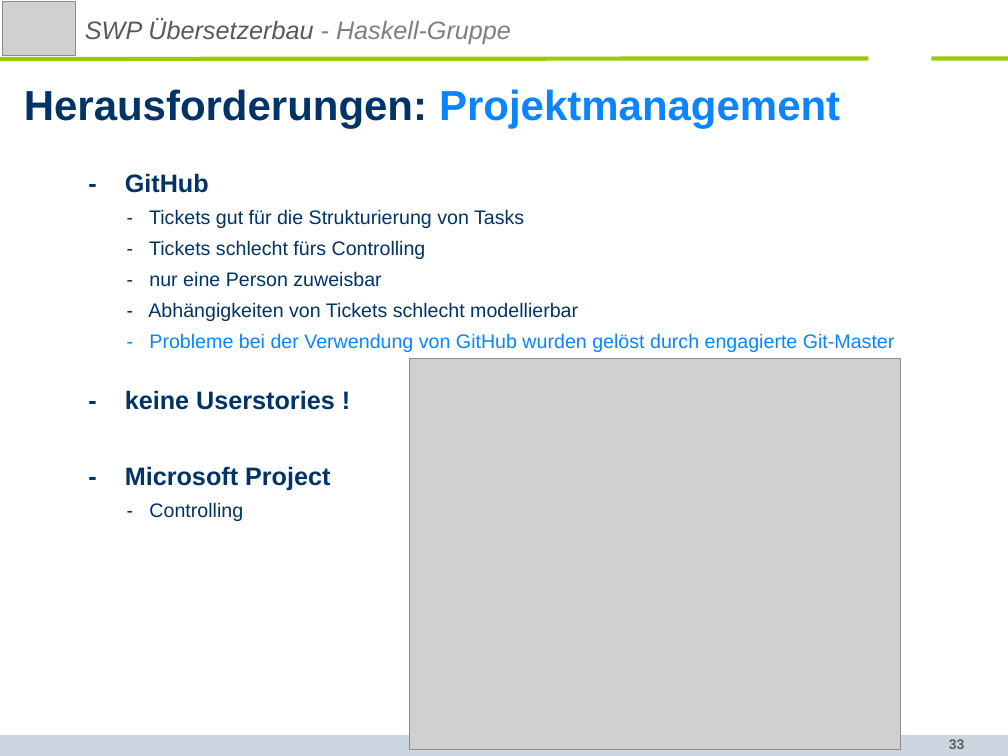
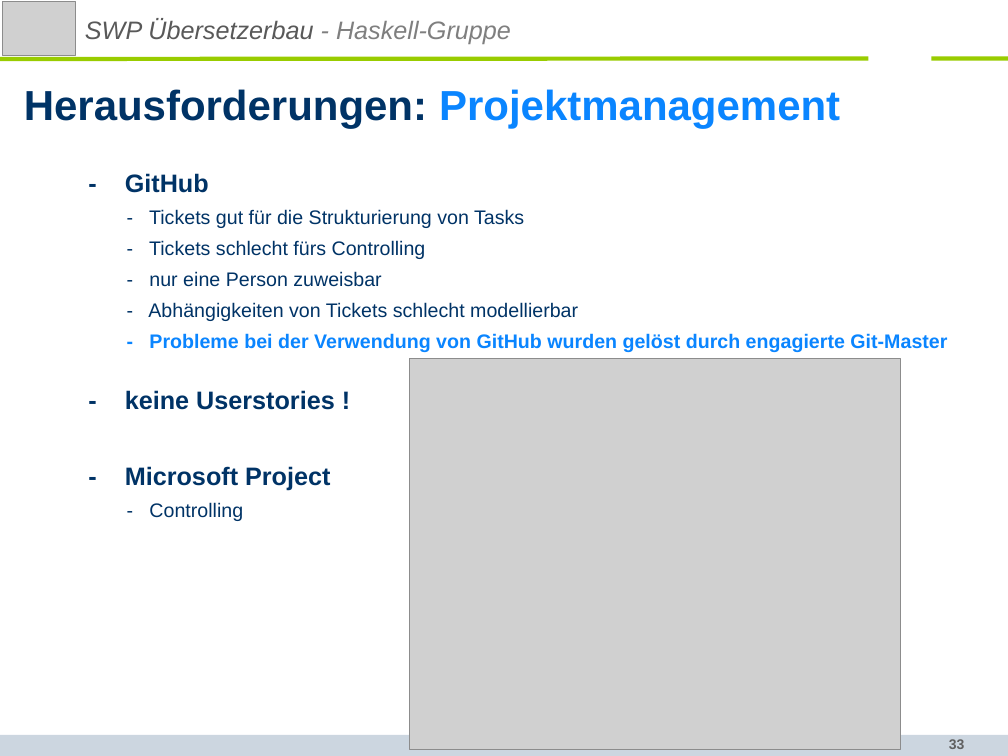
Before and after one commit to SWP-Ubau-SoSe2014-Haskell/SWPSoSe14, a slide deck: slide 33 of documentation/SWPSoSe14MS3.ppt. Drawn at 1008x756 pixels with LibreOffice and Linux fonts; fonts in the diff are those of the drawing; grey boxes stand for pictures; background and template pictures are left out. Boxes give left, top, right and bottom in pixels: in the first picture for what was removed or moved away, otherwise in the second. Text is boxed around its words. In the diff, an @@ line names an element or a change of style, - is before the commit and + after.

```diff
--- a/documentation/SWPSoSe14MS3.ppt
+++ b/documentation/SWPSoSe14MS3.ppt
@@ text at [149,333,947,352]: bold on in "- Probleme bei der Verwendung von GitHub ..." @@
```
Also in this commit, not shown: 12 other slides changed.
